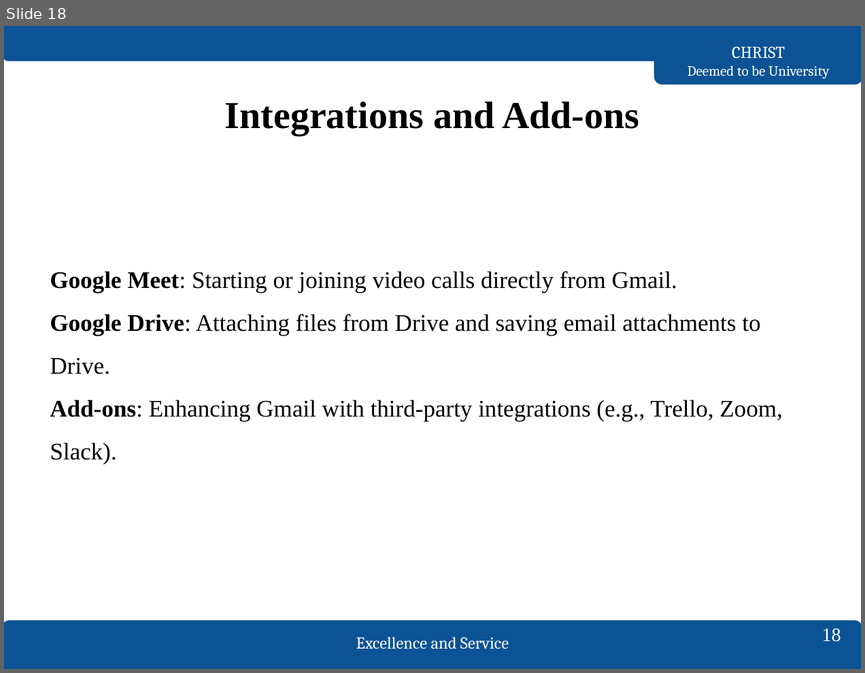
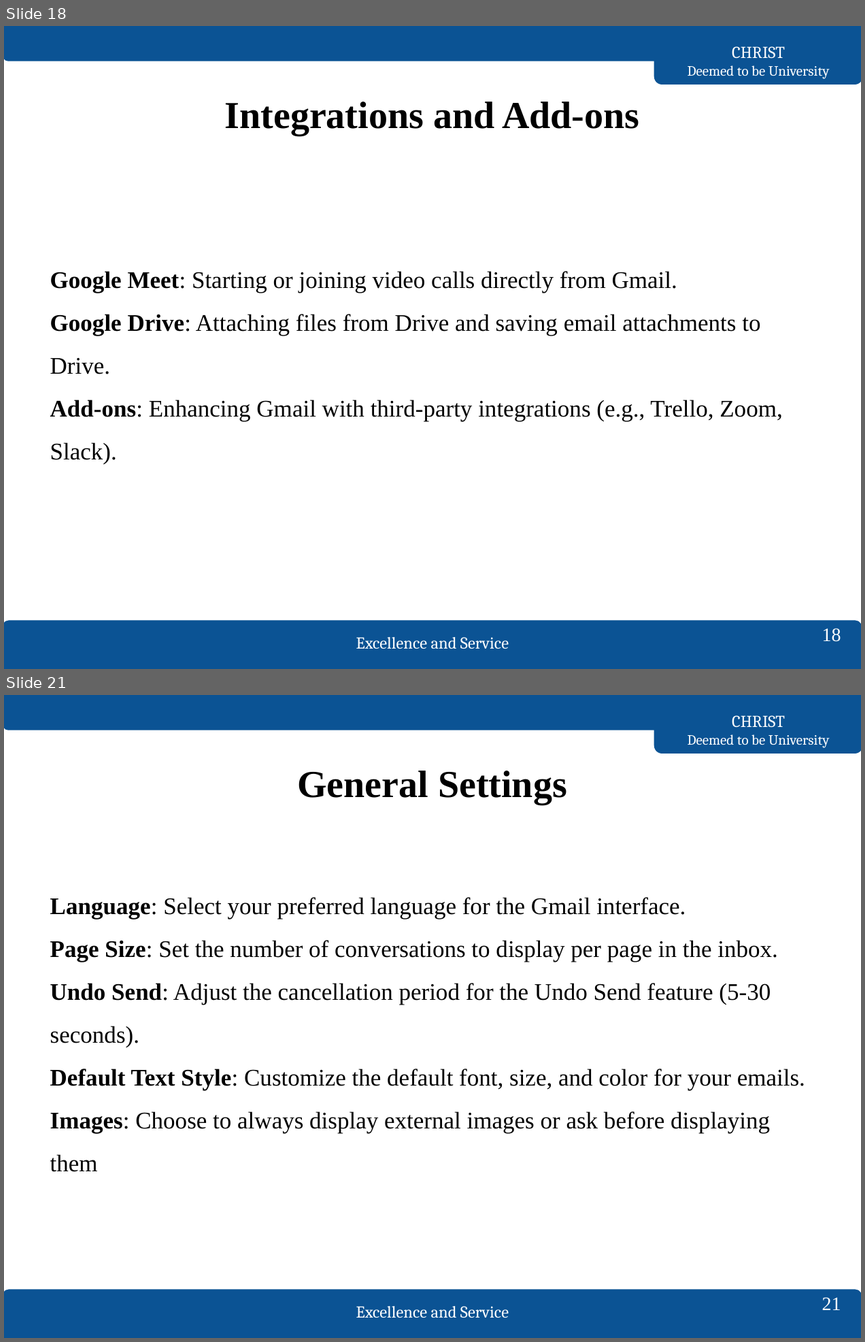
Before and after one commit to kavaskar786/4th_sem, a slide deck: digital mission/unit_1/ProjectPresentationTemplate.pptx. Shown one above the other, each under a label of ours: slide 18 before the commit, slides 18 and 21 after it; the slides between them are not shown. The pictures are 865x673 and 865x1342 pixels, drawn with LibreOffice and Linux fonts; fonts in the diff are those of the drawing. Boxes give left, top, right and bottom in pixels: in the first picture for what was removed or moved away, otherwise in the second. Text is boxed around its words. In the diff, an @@ line names an element or a change of style, - is before the commit and + after.

```diff
--- a/digital mission/unit_1/ProjectPresentationTemplate.pptx
+++ b/digital mission/unit_1/ProjectPresentationTemplate.pptx
@@ slide 21 added at bbox=[4, 695, 861, 1338], background #FFFFFF; not listed: 5 template elements that a slide beside it also shows @@
@@ title added at bbox=[297, 770, 567, 804], 32 pt, text #000000, bold @@
+General Settings
@@ text added at bbox=[50, 897, 805, 1172], 20 pt, text #000000 @@
+Language: Select your preferred language for the Gmail interface.
+Page Size: Set the number of conversations to display per page in the inbox.
+Undo Send: Adjust the cancellation period for the Undo Send feature (5-30 seconds).
+Default Text Style: Customize the default font, size, and color for your emails.
+Images: Choose to always display external images or ask before displaying them
@@ page number added at bbox=[822, 1297, 841, 1310], 16 pt, text #FFFFFF @@
+21
```
Also in this commit, not shown: 1 slide changed, 15 other slides added, 2 other files.
